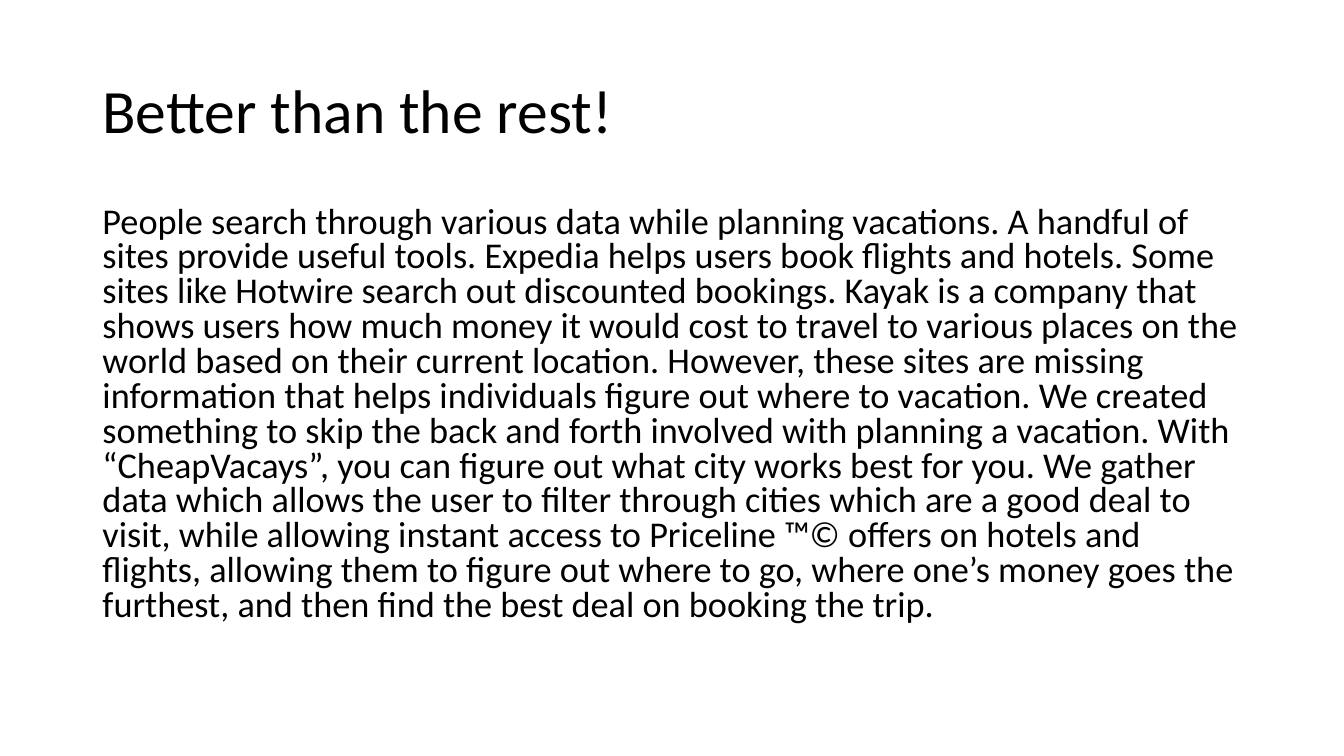
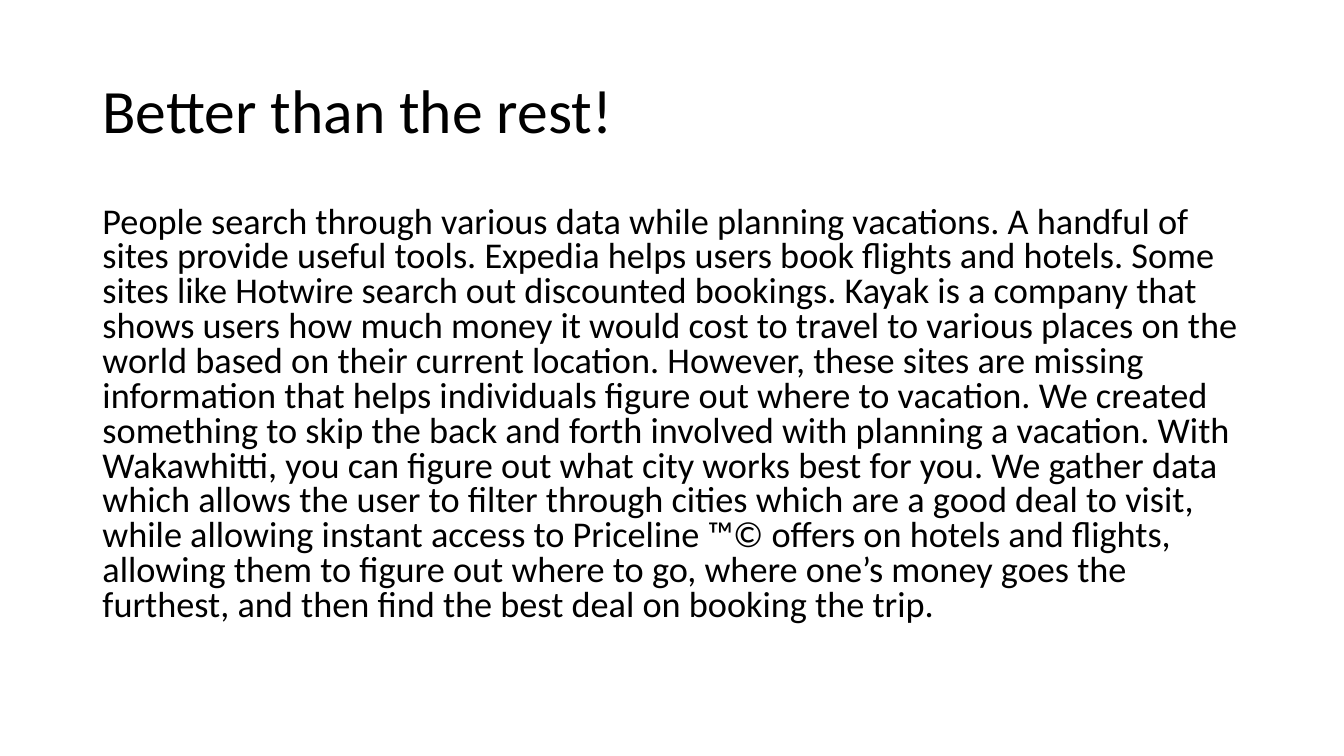
Before and after one commit to jamesylgan/Wakawhitti-BigRedHacks, a slide deck: slide 2 of Presentation1.pptx. Drawn at 1344x756 pixels with LibreOffice and Linux fonts; fonts in the diff are those of the drawing. Boxes give left, top, right and bottom in pixels: in the first picture for what was removed or moved away, otherwise in the second. Text is boxed around its words. In the diff, an @@ line names an element or a change of style, - is before the commit and + after.

Commit message:
updated presenation

```diff
--- a/Presentation1.pptx
+++ b/Presentation1.pptx
@@ text at <box>102,208,1237,624</box>: text changed @@
-People search through various data while planning vacations. A handful of sites provide useful tools. Expedia helps users book flights and hotels. Some sites like Hotwire search out discounted bookings. Kayak is a company that shows users how much money it would cost to travel to various places on the world based on their current location. However, these sites are missing information that helps individuals figure out where to vacation. We created something to skip the back and forth involved with planning a vacation. With “CheapVacays”, you can figure out what city works best for you. We gather data which allows the user to filter through cities which are a good deal to visit, while allowing instant access to Priceline ™© offers on hotels and flights, allowing them to figure out where to go, where one’s money goes the furthest, and then find the best deal on booking the trip.
+People search through various data while planning vacations. A handful of sites provide useful tools. Expedia helps users book flights and hotels. Some sites like Hotwire search out discounted bookings. Kayak is a company that shows users how much money it would cost to travel to various places on the world based on their current location. However, these sites are missing information that helps individuals figure out where to vacation. We created something to skip the back and forth involved with planning a vacation. With Wakawhitti, you can figure out what city works best for you. We gather data which allows the user to filter through cities which are a good deal to visit, while allowing instant access to Priceline ™© offers on hotels and flights, allowing them to figure out where to go, where one’s money goes the furthest, and then find the best deal on booking the trip.
```
